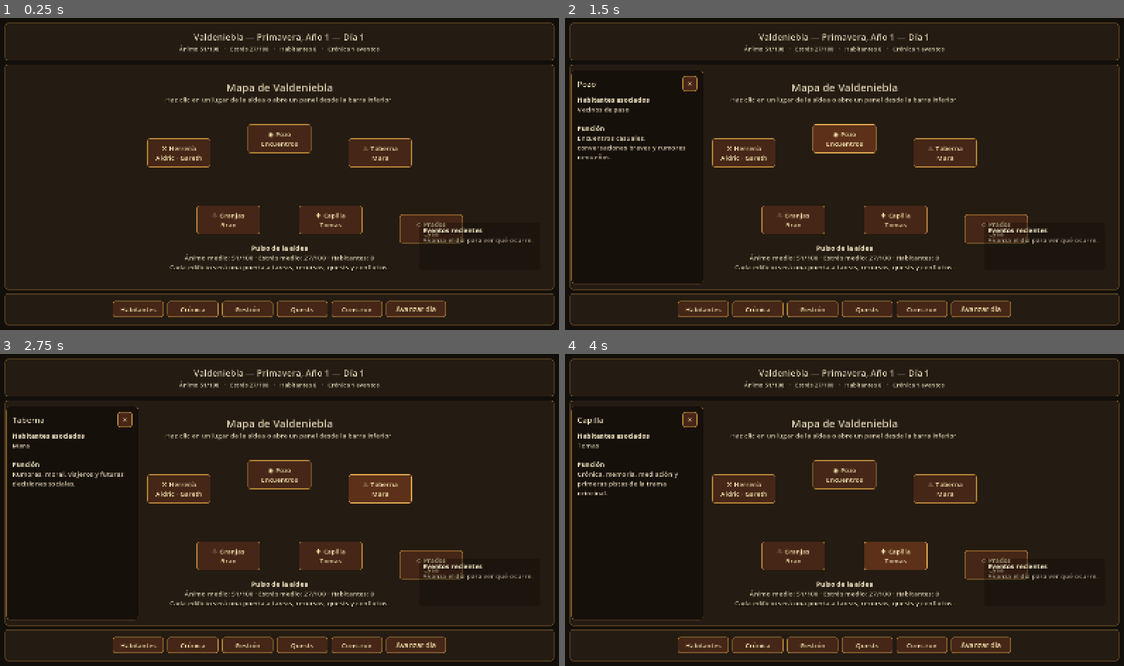
Above: before the commit, frames 1-4 (two rows, left to right).
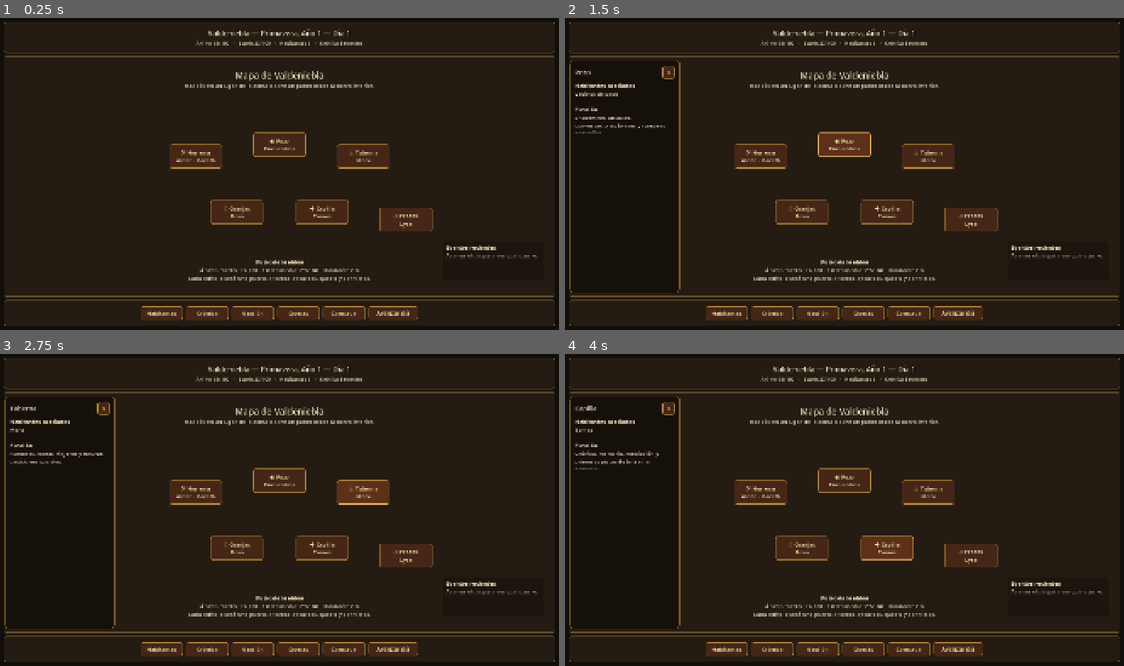
Above: after the commit, the same moments.

Repository: Nachobt98/valdeniebla
Game: Godot game, scene res://main.tscn
Two runs of this game, one before a commit and one after it. Both use one fixed random seed, a clock stepped at 60 frames per second and the inputs below.
Inputs:
- Up to frame 1 (0.25 s): no input
- Up to frame 2 (1.5 s): click "⚒ Herrería Aldric · Gareth" at 0.5 s; click "◉ Pozo Encuentros" at 1.25 s
- Up to frame 3 (2.75 s): click "♨ Taberna Mara" at 2 s
- Up to frame 4 (4 s): click "♧ Granjas Bran" at 2.75 s; click "✚ Capilla Tomas" at 3.5 s

The runs differ from the first frame. In frame 1, 16% of the frame differs, in the area x 0-100%, y 1-99%; in frame 2, 18%; in frame 3, 18%; in frame 4, 18%.

Commit message:
Enable fullscreen window mode

Diff:
--- a/project.godot
+++ b/project.godot
@@ -17,10 +17,11 @@
 
 [display]
 
-window/size/viewport_width=1600
-window/size/viewport_height=900
-window/size/window_width_override=1600
-window/size/window_height_override=900
+window/size/viewport_width=1920
+window/size/viewport_height=1080
+window/size/window_width_override=1920
+window/size/window_height_override=1080
+window/size/mode=3
 window/stretch/mode="canvas_items"
 window/stretch/aspect="expand"
 
